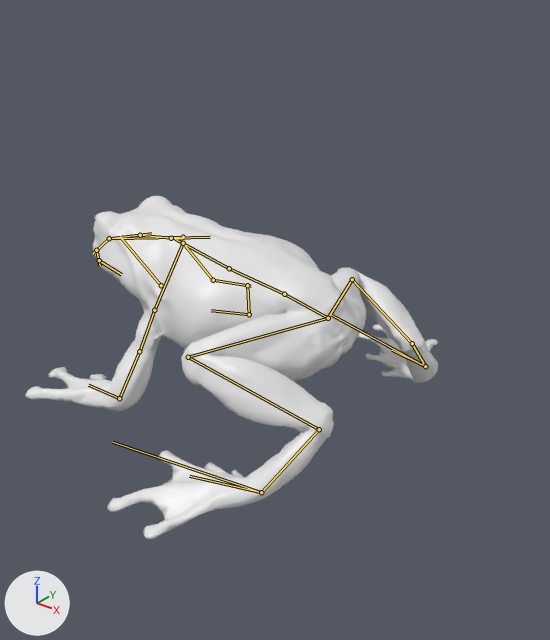
An edit to the FBX model src/Assets/Models/FrogAnimated/frog_schlegel_hop.fbx, drawn before and after from the same camera.
Rendered twice from a 50 mm lens placed at (2.35, -2.57, 1.53), pointed at (0.27, 0.02, -0.08). The axes (+X, +Y, +Z) are drawn at lower left. The lights are the same throughout. The first picture is the older version. The bones that change, and the others that lie on the model, are drawn over the model as lines.
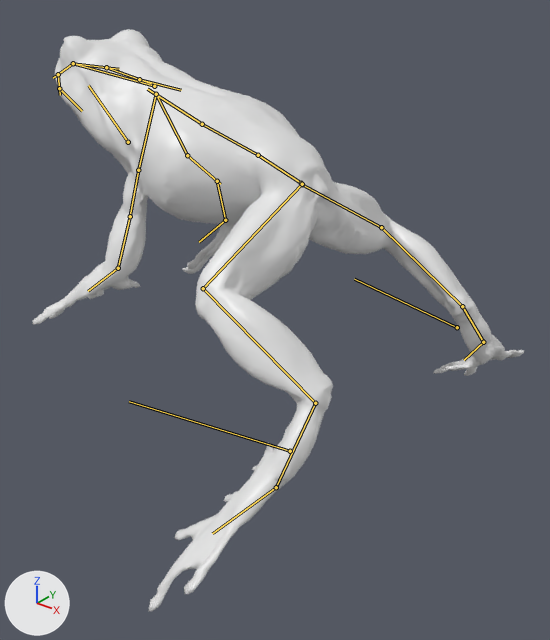
The newer file adds an action. The first version stands in its rest pose; the second is drawn at frame 25 of the action 'GLTF_created_0|TurnHop'.

The change in detail:
Bone 'Bone.002_18' (bone_bone_002_18) moves from (0.0, 0.0, 0.0) to (-0.0225, 0.0111, 0.0).
Bone 'Bone.002_18' (bone_bone_002_18) turns from (0, 0, 0) to (0, 0, 8) degrees about its own x, y and z.
Bone 'Bone.003_6' (bone_bone_003_6) moves from (0.0, 0.0, 0.0) to (0.0002, 0.0004, 0.0).
Bone 'Bone.003_6' (bone_bone_003_6) turns from (0, 0, 0) to (0, 0, -10) degrees about its own x, y and z.
Bone 'Bone.005_10' (bone_bone_005_10) turns from (0, 0, 0) to (14, -2, 5) degrees about its own x, y and z.
Bone 'Bone.007_9' (bone_bone_007_9) turns from (0, 0, 0) to (-5, 0, 7) degrees about its own x, y and z.
Bone 'Bone.008_8' (bone_bone_008_8) turns from (0, 0, 0) to (4, 1, -9) degrees about its own x, y and z.
Bone 'Bone.009_7' (bone_bone_009_7) turns from (0, 0, 0) to (27, 8, -16) degrees about its own x, y and z.
Bone 'Bone.006_14' (bone_bone_006_14) turns from (0, 0, 0) to (16, 2, -6) degrees about its own x, y and z.
Bone 'Bone.010_13' (bone_bone_010_13) turns from (0, 0, 0) to (-8, -1, -15) degrees about its own x, y and z.
Bone 'Bone.011_12' (bone_bone_011_12) turns from (0, 0, 0) to (4, -2, 27) degrees about its own x, y and z.
Bone 'Bone.012_11' (bone_bone_012_11) turns from (0, 0, 0) to (28, -2, 11) degrees about its own x, y and z.
Bone 'Bone.004_24' (bone_bone_004_24) moves from (0.0, 0.0, 0.0) to (-0.0179, -0.0007, -0.0173).
Bone 'Bone.004_24' (bone_bone_004_24) turns from (0, 0, 0) to (34, 7, -4) degrees about its own x, y and z.
Bone 'Bone.013_23' (bone_bone_013_23) turns from (0, 0, 0) to (-51, -10, -26) degrees about its own x, y and z.
Bone 'Bone.014_22' (bone_bone_014_22) turns from (0, 0, 0) to (40, -2, 15) degrees about its own x, y and z.
Bone 'Bone.015_21' (bone_bone_015_21) turns from (0, 0, 0) to (18, -10, -22) degrees about its own x, y and z.
Bone 'Bone.016_28' (bone_bone_016_28) moves from (0.0, 0.0, 0.0) to (0.0183, 0.0006, -0.0169).
Bone 'Bone.016_28' (bone_bone_016_28) turns from (0, 0, 0) to (31, -7, 5) degrees about its own x, y and z.
Bone 'Bone.017_27' (bone_bone_017_27) turns from (0, 0, 0) to (-40, 5, 24) degrees about its own x, y and z.
Bone 'Bone.018_26' (bone_bone_018_26) turns from (0, 0, 0) to (31, 3, -14) degrees about its own x, y and z.
Bone 'Bone.019_25' (bone_bone_019_25) turns from (0, 0, 0) to (10, 8, 26) degrees about its own x, y and z.
Bone 'Bone.021_29' (bone_bone_021_29) moves from (0.0, 0.0, 0.0) to (0.006, -0.006, -0.0092).
Bone 'Bone.022_30' (bone_bone_022_30) moves from (0.0, 0.0, 0.0) to (-0.0081, -0.0058, -0.0076).

Where the change shows, as pixel boxes (x1, y1, x2, y2) in the pictures (550 x 640 px):
'Object_7', posed (19% wider, 70% taller)
    before: (25, 196, 438, 539)
    after: (33, 29, 524, 612)
bone 'Bone.002_18', root to tip
    before: (328, 318) to (284, 294)
    after: (301, 183) to (258, 155)
bone 'Bone.003_6', root to tip
    before: (183, 237) to (109, 238)
    after: (154, 86) to (73, 63)
bone 'Bone.005_10', root to tip
    before: (183, 243) to (154, 310)
    after: (156, 94) to (138, 170)
bone 'Bone.007_9', root to tip
    before: (154, 310) to (139, 353)
    after: (138, 170) to (129, 218)
bone 'Bone.008_8', root to tip
    before: (139, 351) to (119, 398)
    after: (130, 216) to (118, 268)
bone 'Bone.009_7', root to tip
    before: (119, 398) to (88, 385)
    after: (118, 268) to (88, 291)
bone 'Bone.006_14', root to tip
    before: (183, 243) to (213, 280)
    after: (156, 94) to (187, 155)
bone 'Bone.010_13', root to tip
    before: (213, 280) to (251, 286)
    after: (187, 155) to (220, 184)
bone 'Bone.011_12', root to tip
    before: (247, 285) to (249, 314)
    after: (217, 181) to (225, 220)
bone 'Bone.012_11', root to tip
    before: (249, 314) to (211, 310)
    after: (225, 220) to (199, 242)
bone 'Bone.004_24', root to tip
    before: (328, 318) to (352, 279)
    after: (302, 184) to (381, 227)
bone 'Bone.013_23', root to tip
    before: (352, 279) to (412, 343)
    after: (381, 227) to (462, 306)
bone 'Bone.014_22', root to tip
    before: (412, 343) to (425, 366)
    after: (462, 306) to (483, 342)
bone 'Bone.015_21', root to tip
    before: (425, 366) to (392, 350)
    after: (483, 342) to (464, 360)
bone 'Bone.016_28', root to tip
    before: (328, 318) to (188, 357)
    after: (302, 184) to (203, 288)
bone 'Bone.017_27', root to tip
    before: (188, 357) to (319, 429)
    after: (203, 288) to (315, 403)
bone 'Bone.018_26', root to tip
    before: (319, 429) to (261, 492)
    after: (315, 403) to (276, 487)
bone 'Bone.019_25', root to tip
    before: (261, 492) to (189, 476)
    after: (276, 487) to (212, 533)
bone 'Bone.021_29', root to tip
    before: (261, 492) to (112, 442)
    after: (290, 451) to (129, 401)
bone 'Bone.022_30', root to tip
    before: (425, 366) to (331, 315)
    after: (457, 327) to (354, 279)
